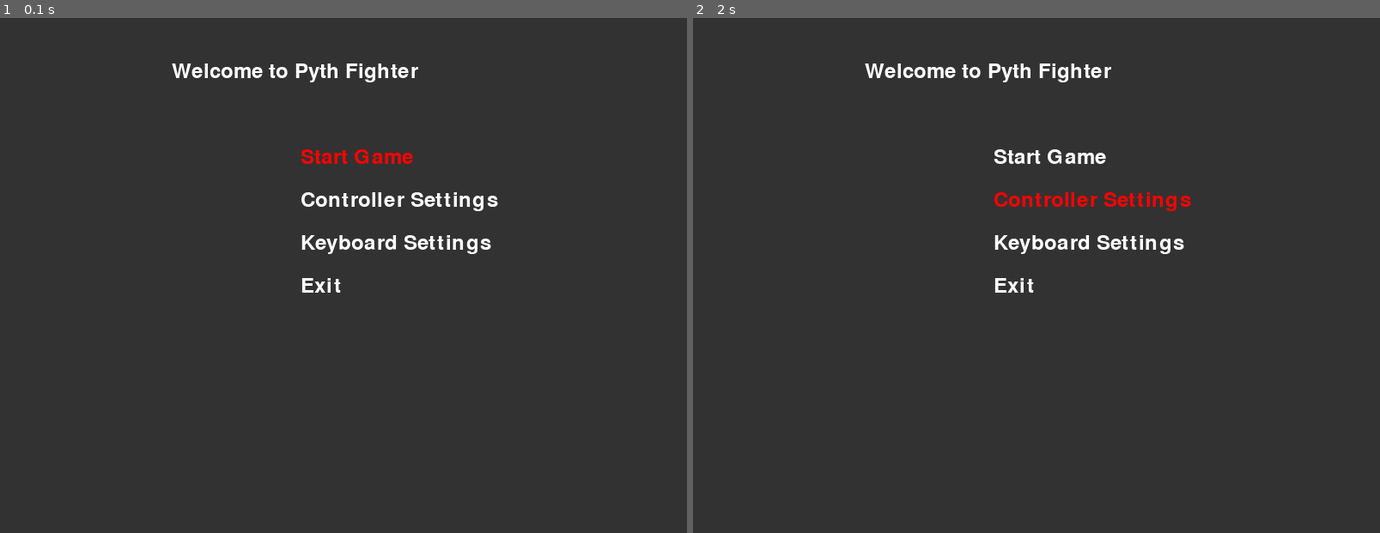
Above: before the commit, frames 1-2 (left to right).
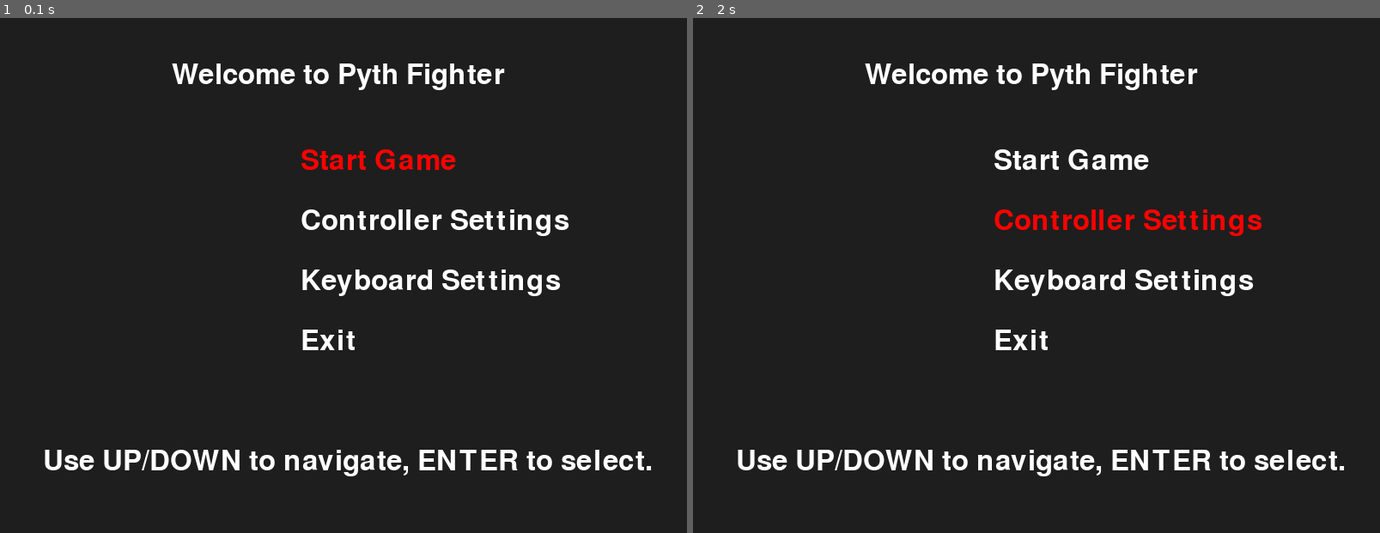
Above: after the commit, the same moments.

Repository: CarlosLeBg/pythfighter
Game: pygame game, started from src/main.py
Two runs of this game, one before a commit and one after it. Both use one fixed random seed, a clock stepped at 60 frames per second and the inputs below.
Inputs:
- Up to frame 1 (0.1 s): no input
- Up to frame 2 (2 s): tap Enter at 0.33, 1.17 s; hold Down 0.67-1.13 s; hold Up 1.5-1.87 s; hold Down from 1.9 s (still down)

The runs differ from the first frame. In frame 1, 5.6% of the frame differs, in the area x 6-95%, y 8-89%; in frame 2, 5.6%.

Commit message:
Modif de Carlos

Diff:
--- a/src/launcher.py
+++ b/src/launcher.py
@@ -8,11 +8,14 @@
         self.screen = pygame.display.set_mode((800, 600))
         pygame.display.set_caption("Pyth Fighter - Launcher")
         self.clock = pygame.time.Clock()
-        self.font = pygame.font.Font(None, 36)
+        self.font = pygame.font.Font(None, 48)
         self.running = True
         self.controllers = self.detect_controllers()
         self.selected_option = 0
         self.options = ["Start Game", "Controller Settings", "Keyboard Settings", "Exit"]
+        self.background_color = (30, 30, 30)
+        self.highlight_color = (255, 0, 0)
+        self.default_color = (255, 255, 255)
 
     def detect_controllers(self):
         pygame.joystick.init()
@@ -24,21 +27,24 @@
         return controllers
 
     def draw_menu(self):
-        self.screen.fill((50, 50, 50))  # Change to a dark gray background
-        title_text = self.font.render("Welcome to Pyth Fighter", True, (255, 255, 255))
+        self.screen.fill(self.background_color)
+        title_text = self.font.render("Welcome to Pyth Fighter", True, self.default_color)
         self.screen.blit(title_text, (200, 50))
 
         for index, option in enumerate(self.options):
-            color = (255, 0, 0) if index == self.selected_option else (255, 255, 255)
+            color = self.highlight_color if index == self.selected_option else self.default_color
             option_text = self.font.render(option, True, color)
-            self.screen.blit(option_text, (350, 150 + index * 50))
+            self.screen.blit(option_text, (350, 150 + index * 70))
 
         if self.controllers:
-            controllers_text = self.font.render("Connected Controllers:", True, (255, 255, 255))
+            controllers_text = self.font.render("Connected Controllers:", True, self.default_color)
             self.screen.blit(controllers_text, (50, 400))
             for i, controller in enumerate(self.controllers):
-                controller_text = self.font.render(controller, True, (255, 255, 255))
-                self.screen.blit(controller_text, (70, 450 + i * 30))
+                controller_text = self.font.render(controller, True, self.default_color)
+                self.screen.blit(controller_text, (70, 450 + i * 40))
+
+        instructions_text = self.font.render("Use UP/DOWN to navigate, ENTER to select.", True, self.default_color)
+        self.screen.blit(instructions_text, (50, 500))
 
         pygame.display.flip()
 
@@ -56,7 +62,7 @@
                         self.select_option()
                 elif event.type == pygame.JOYBUTTONDOWN:
                     if self.selected_option == 0:  # Start Game
-                        self.start_game()  # Call to start the game
+                        self.start_game()
 
             self.draw_menu()
             self.clock.tick(30)
@@ -68,18 +74,26 @@
         if self.selected_option == 0:  # Start Game
             self.start_game()
         elif self.selected_option == 1:  # Controller Settings
-            print("Open Controller Settings...")  # Placeholder
+            self.open_controller_settings()
         elif self.selected_option == 2:  # Keyboard Settings
-            print("Open Keyboard Settings...")  # Placeholder
+            self.open_keyboard_settings()
         elif self.selected_option == 3:  # Exit
             self.running = False
 
     def start_game(self):
         try:
-            import main  # Assure que main.py est dans le même répertoire
-            main.main()  # Démarre le jeu
+            import main
+            main.main()
         except Exception as e:
-            print(f"Erreur lors du démarrage du jeu : {e}")
+            print(f"Error starting the game: {e}")
+
+    def open_controller_settings(self):
+        print("Opening Controller Settings...")  # Placeholder
+        # Logic for controller settings can be implemented here
+
+    def open_keyboard_settings(self):
+        print("Opening Keyboard Settings...")  # Placeholder
+        # Logic for keyboard settings can be implemented here
 
 if __name__ == "__main__":
     launcher = GameLauncher()
